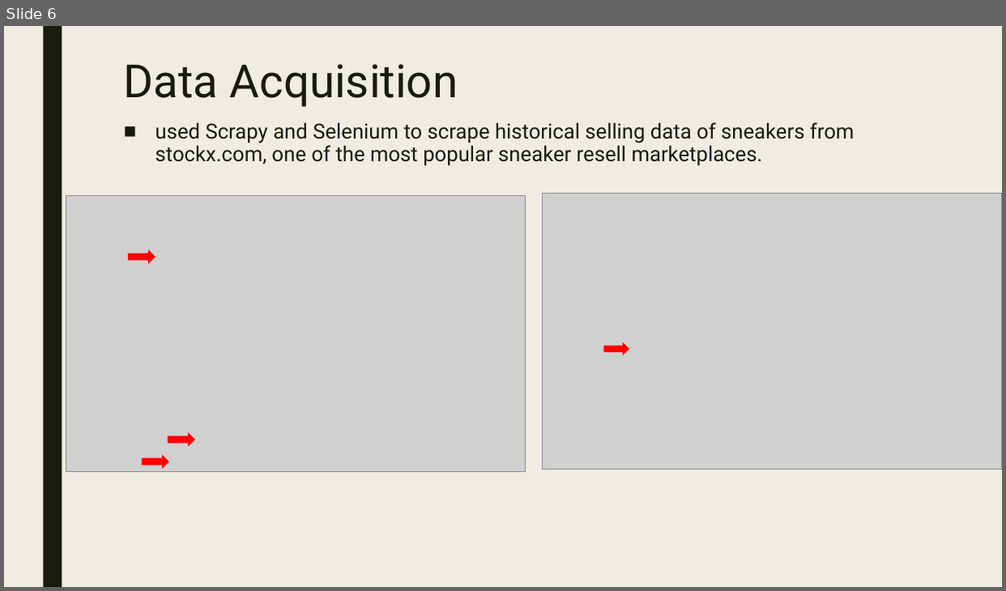
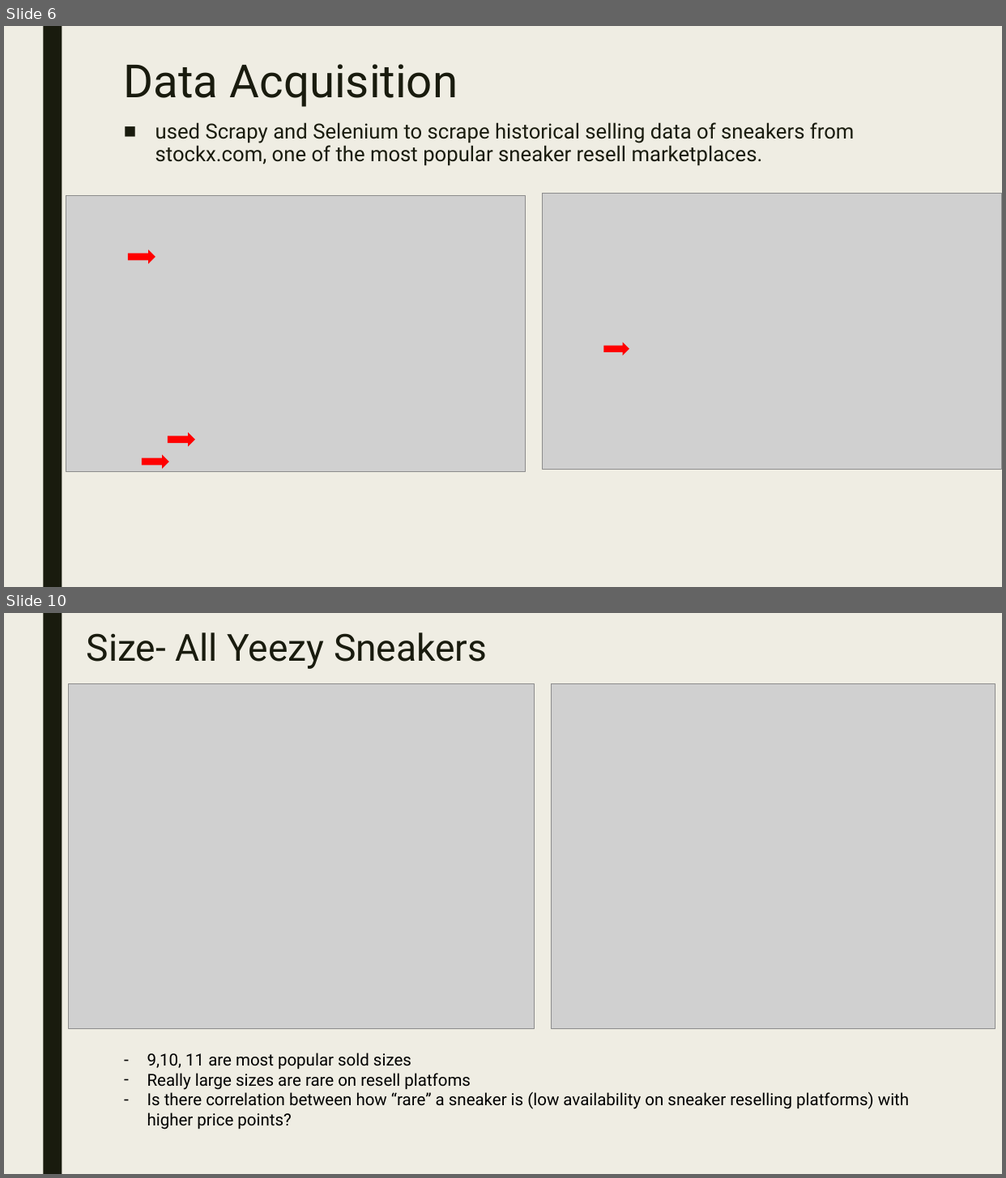
Before and after one commit to joshyoon/SneakerResellData, a slide deck: YeezyData.pptx. Shown one above the other, each under a label of ours: slide 6 before the commit, slides 6 and 10 after it; the slides between them are not shown. The pictures are 1006x591 and 1006x1178 pixels, drawn with LibreOffice and Linux fonts; fonts in the diff are those of the drawing; grey boxes stand for pictures. Boxes give left, top, right and bottom in pixels: in the first picture for what was removed or moved away, otherwise in the second. Text is boxed around its words. In the diff, an @@ line names an element or a change of style, - is before the commit and + after.

```diff
--- a/YeezyData.pptx
+++ b/YeezyData.pptx
@@ slide 10 added at bbox=[4, 613, 1002, 1174], background #EFEDE3; not listed: 1 template element that a slide beside it also shows @@
@@ title added at bbox=[87, 632, 487, 669], 36 pt, text #191B0E @@
+Size- All Yeezy Sneakers
@@ picture added at bbox=[69, 684, 535, 1029] @@
@@ picture added at bbox=[552, 684, 995, 1029] @@
@@ text added at bbox=[147, 1053, 909, 1130], 16 pt, text #000000 @@
+  – 9,10, 11 are most popular sold sizes
+  – Really large sizes are rare on resell platfoms
+  – Is there correlation between how “rare” a sneaker is (low availability on sneaker reselling platforms) with higher price points?
```
Also in this commit, not shown: 2 slides changed, 12 other slides added, 1 slide removed, 1 other file.
